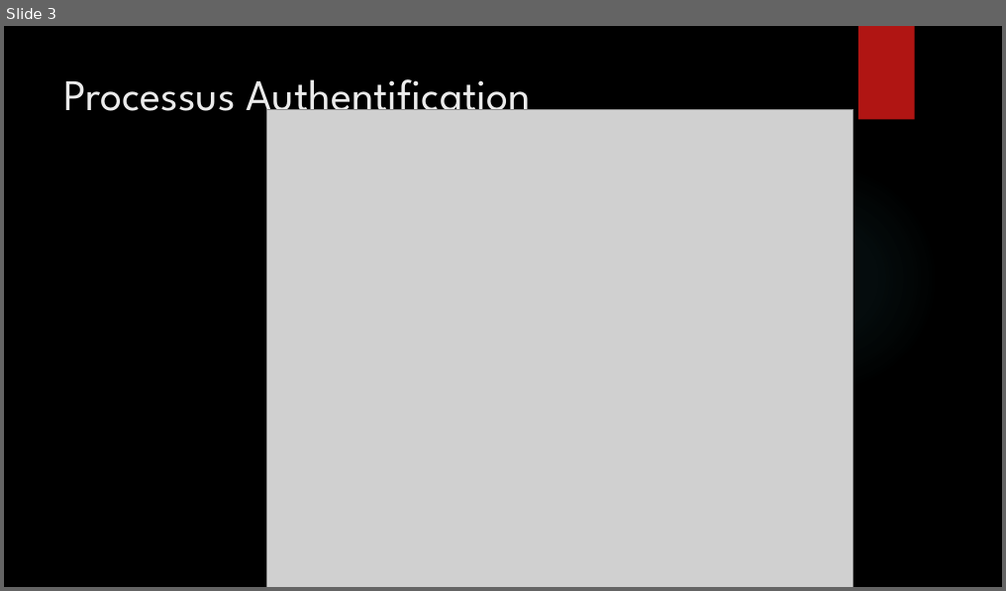
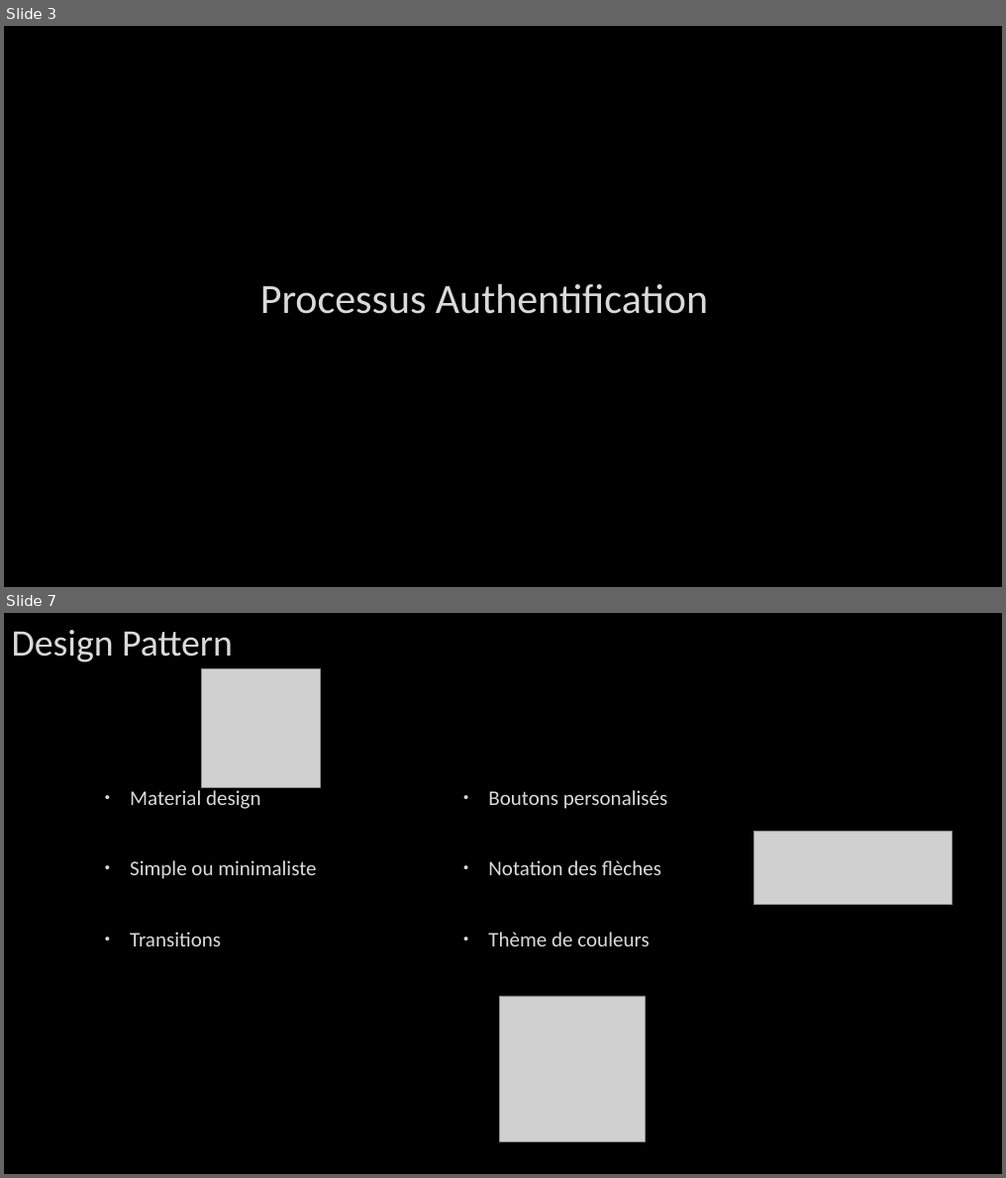
Before and after one commit to mbonjour/Shoot4Stats, a slide deck: Documentation/Défense/Shoot4stats.pptx. Shown one above the other, each under a label of ours: slide 3 before the commit, slides 3 and 7 after it; the slides between them are not shown. The pictures are 1006x591 and 1006x1178 pixels, drawn with LibreOffice and Linux fonts; fonts in the diff are those of the drawing; grey boxes stand for pictures; background and template pictures are left out. Boxes give left, top, right and bottom in pixels: in the first picture for what was removed or moved away, otherwise in the second. Text is boxed around its words. In the diff, an @@ line names an element or a change of style, - is before the commit and + after.

```diff
--- a/Documentation/Défense/Shoot4stats.pptx
+++ b/Documentation/Défense/Shoot4stats.pptx
@@ slide 7 added at (x1=4, y1=613, x2=1002, y2=1174), background picture (left out) @@
@@ title added at (x1=12, y1=630, x2=233, y2=663), 36 pt, text #DADADA @@
+Design Pattern
@@ picture added at (x1=202, y1=669, x2=320, y2=787) @@
@@ text added at (x1=130, y1=790, x2=661, y2=947), 20 pt, text #DADADA @@
+• Material design
+• Simple ou minimaliste
+• Transitions
+• Boutons personalisés
+• Notation des flèches
+• Thème de couleurs
@@ picture added at (x1=753, y1=832, x2=952, y2=905) @@
@@ picture added at (x1=500, y1=996, x2=645, y2=1142) @@
@@ slide 3 changed as well @@
@@ rectangle removed at (x1=858, y1=26, x2=915, y2=120) @@
@@ picture removed at (x1=266, y1=109, x2=853, y2=587) @@
@@ ellipse removed at (x1=709, y1=163, x2=939, y2=393) @@
@@ title "Processus Authentification" moved from (x1=64, y1=79, x2=531, y2=124) to (x1=260, y1=284, x2=708, y2=314) @@
@@ title "Processus Authentification" at (x1=260, y1=284, x2=708, y2=314): size 42 to 40 pt, font League Spartan to Calibri, text colour #EBEBEB to #DADADA, letter outline none to #404040 0.75 pt; vertical alignment top to middle @@
```
Also in this commit, not shown: 4 other slides changed, 5 other slides added.
